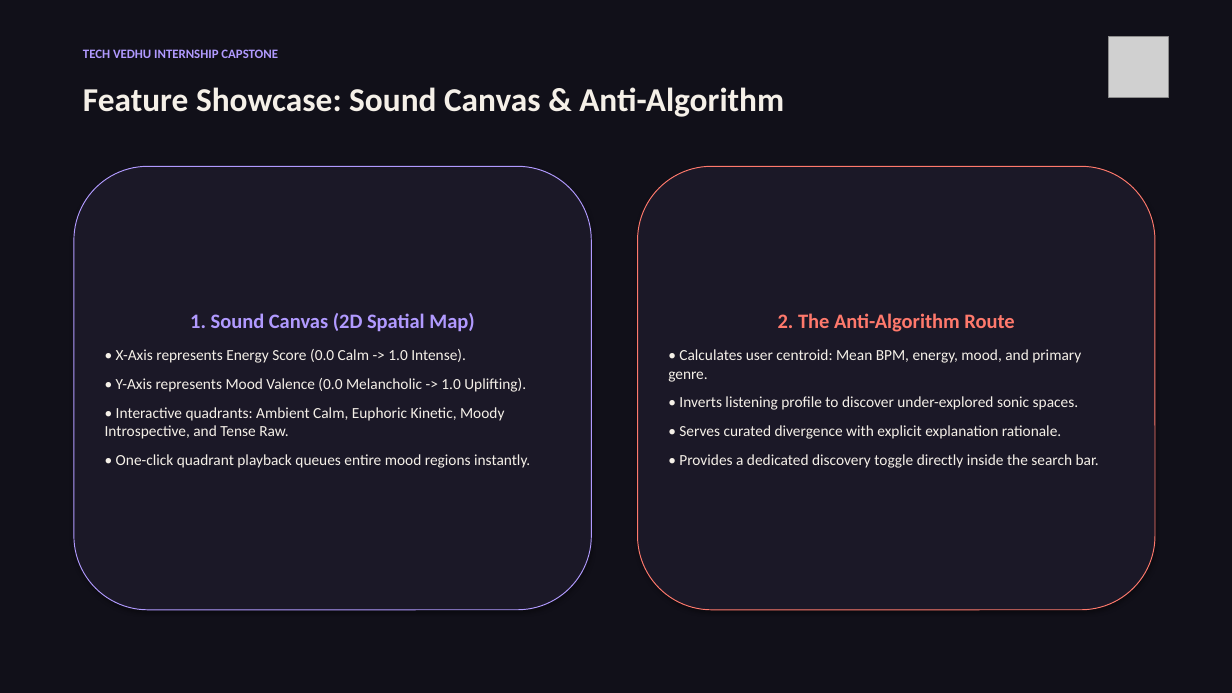
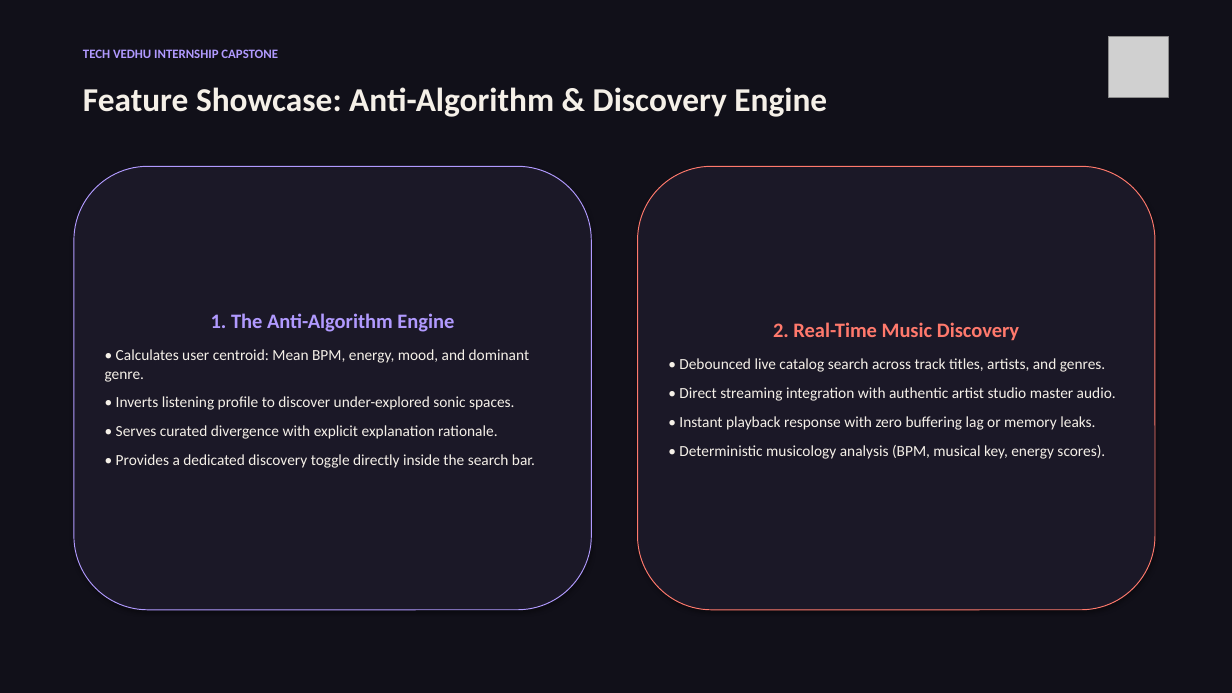
Before and after one commit to Dharsh606/DIVERGE, a slide deck: slide 9 of docs/presentation.pptx. Drawn at 1232x693 pixels with LibreOffice and Linux fonts; fonts in the diff are those of the drawing; grey boxes stand for pictures. Boxes give left, top, right and bottom in pixels: in the first picture for what was removed or moved away, otherwise in the second. Text is boxed around its words. In the diff, an @@ line names an element or a change of style, - is before the commit and + after.

Commit message:
fix: restore real songs streaming, add profile and auth routes, remove sound canvas from all documentation

```diff
--- a/docs/presentation.pptx
+++ b/docs/presentation.pptx
@@ text at [83, 87, 827, 117]: text changed @@
-Feature Showcase: Sound Canvas & Anti-Algorithm
+Feature Showcase: Anti-Algorithm & Discovery Engine
@@ text in rounded rectangle at [105, 313, 535, 468]: text changed @@
-1. Sound Canvas (2D Spatial Map)
-• X-Axis represents Energy Score (0.0 Calm -> 1.0 Intense).
-• Y-Axis represents Mood Valence (0.0 Melancholic -> 1.0 Uplifting).
-• Interactive quadrants: Ambient Calm, Euphoric Kinetic, Moody Introspective, and Tense Raw.
-• One-click quadrant playback queues entire mood regions instantly.
+1. The Anti-Algorithm Engine
+• Calculates user centroid: Mean BPM, energy, mood, and dominant genre.
+• Inverts listening profile to discover under-explored sonic spaces.
+• Serves curated divergence with explicit explanation rationale.
+• Provides a dedicated discovery toggle directly inside the search bar.
@@ text in rounded rectangle at [679, 322, 1116, 459]: text changed @@
-2. The Anti-Algorithm Route
-• Calculates user centroid: Mean BPM, energy, mood, and primary genre.
-• Inverts listening profile to discover under-explored sonic spaces.
-• Serves curated divergence with explicit explanation rationale.
-• Provides a dedicated discovery toggle directly inside the search bar.
+2. Real-Time Music Discovery
+• Debounced live catalog search across track titles, artists, and genres.
+• Direct streaming integration with authentic artist studio master audio.
+• Instant playback response with zero buffering lag or memory leaks.
+• Deterministic musicology analysis (BPM, musical key, energy scores).
```
Also in this commit, not shown: 2 other slides changed, 11 other files.
